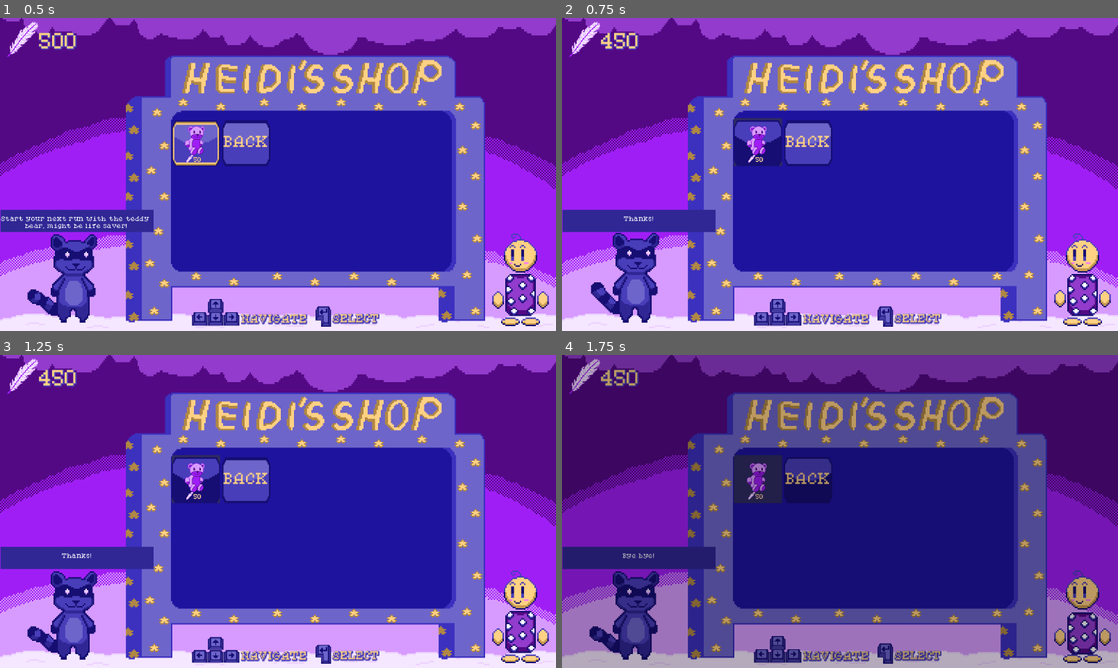
Above: before the commit, frames 1-4 (two rows, left to right).
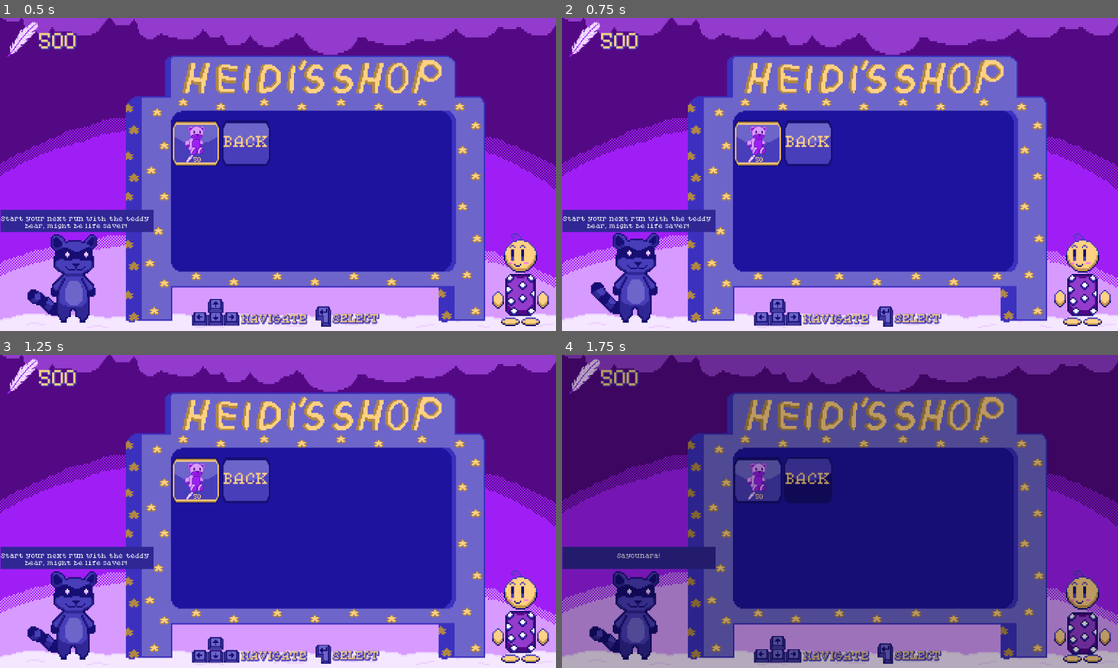
Above: after the commit, the same moments.

Repository: jacio-m/DreamRunner
Game: Godot game, scene res://HUD/shop.tscn
The game is run twice, just before and just after one commit, with the same random seed, the same clock (stepped at 60 frames per second) and the same inputs. This scene is started directly instead of the project's main scene. Sound files missing from this copy of the repository are replaced by a short silence.
Inputs (mouse positions are in pixels of both pictures, inside the frame that each line leads up to):
- Up to frame 1 (0.5 s): no input
- Up to frame 2 (0.75 s): click (756, 143) at 0.5 s, where only the run before the commit has a clickable "50"
- Up to frame 3 (1.25 s): no input
- Up to frame 4 (1.75 s): tap Enter (ui_accept) at 1.25, 1.52 s; hold Right (ui_right) from 1.28 s (still down)

Frame 1 is identical in both runs. In frame 2, 1.5% of the frame differs, in the area x 0-40%, y 4-68%; in frame 3, 1.5%; in frame 4, 1.1%.

Commit message:
Items bought in the shop now work in the level
Buying the teddy bear now enables it for the current run. Also added random goodbye dialogues for Heidi.

Diff:
--- a/HUD/shop.gd
+++ b/HUD/shop.gd
@@ -3,11 +3,16 @@
 var dialogue_options = [ "Start your next run with the teddy
 bear, might be life saver!",
 "Leaving already?",
-"Bye bye!",
 "Hey! You can't afford that!",
 "Thanks!"]
 
+var goodbye_options = ["Sayounara!", "Bye bye!", "Tchau!"]
+
 func _ready():
+	if GameData.teddy_bought == true:
+		$VBoxContainer/HBoxContainer2/TeddyBuy.disabled = true
+	else:
+		$VBoxContainer/HBoxContainer2/TeddyBuy.disabled = false
 	MusicManager.play_music("res://Sounds/Takashi Lee - Dream Merch.ogg")
 	play_anims()
 	$FeatherLabel.text = str(GameData.feather_count)
@@ -19,7 +24,7 @@
 
 func main_menu():
 	MusicManager.play_SFX("res://Sounds/entersound.ogg")
-	$Dialogue.text = dialogue_options[2]
+	$Dialogue.text = goodbye_options[randi_range(0, 2)]
 	$VBoxContainer/HBoxContainer2/BackButton.release_focus()
 	var pressed_style = $VBoxContainer/HBoxContainer2/BackButton.get("theme_override_styles/pressed")
 	$VBoxContainer/HBoxContainer2/BackButton.add_theme_stylebox_override("normal", pressed_style)
@@ -31,15 +36,18 @@
 			GameData.feather_count -= 50
 			MusicManager.play_SFX("res://Sounds/itembought.mp3")
 			$FeatherLabel.text = str(GameData.feather_count)
-			#MusicManager.playSFX(itemboughtsound)
-			$Dialogue.text = dialogue_options[4]
+			$Dialogue.text = dialogue_options[3]
 			var pressed_style = $VBoxContainer/HBoxContainer2/TeddyBuy.get("theme_override_styles/pressed")
 			$VBoxContainer/HBoxContainer2/TeddyBuy.add_theme_stylebox_override("focus", pressed_style)
 			$VBoxContainer/HBoxContainer2/TeddyBuy.add_theme_stylebox_override("normal", pressed_style)
+			$VBoxContainer/HBoxContainer2/TeddyBuy.disabled = true
+			GameData.teddy_bought = true
+
+		#elif ... more items coming soon
+
 		else:
 			MusicManager.play_SFX("res://Sounds/purchasefailed.mp3")
-			$Dialogue.text = dialogue_options[3]
-			#MusicManager.playSFX(puchasefailed)
+			$Dialogue.text = dialogue_options[2]
 
 
 func dialogue():
--- a/HUD/shop.tscn
+++ b/HUD/shop.tscn
@@ -237,15 +237,18 @@
 offset_right = 936.0
 offset_bottom = 523.0
 focus_mode = 2
+mouse_filter = 2
 
 [node name="HBoxContainer2" type="HBoxContainer" parent="VBoxContainer"]
 custom_minimum_size = Vector2(0, 50)
 layout_mode = 2
 focus_mode = 2
+mouse_filter = 2
 
 [node name="TeddyBuy" type="Button" parent="VBoxContainer/HBoxContainer2"]
 custom_minimum_size = Vector2(100, 100)
 layout_mode = 2
+mouse_filter = 2
 theme_override_styles/focus = SubResource("StyleBoxTexture_cqis4")
 theme_override_styles/pressed = SubResource("StyleBoxTexture_2wihh")
 theme_override_styles/normal = SubResource("StyleBoxTexture_i4jry")
--- a/Levels/level.gd
+++ b/Levels/level.gd
@@ -49,6 +49,7 @@
 	get_tree().paused = false
 	$Player.input_enabled = false
 	$Player.shield = false
+	enable_items()
 	$HUD.get_node("DoubleJump").value = current_progress
 
 	for obs in obstacles:
@@ -160,8 +161,7 @@
 				MusicManager.play_SFX("res://Sounds/squeaky-toy.mp3")
 				$Player.shield = true
 				$HUD.get_node("ShieldOn").visible = true
-				remove_item(item)
-			)
+				remove_item(item))
 	add_child(item)
 	items.append(item)
 
@@ -198,3 +198,11 @@
 	$GameOver.visible = true
 	MusicManager.play_SFX("res://Sounds/gameover.mp3")
 	$GameOver.get_node("VBoxContainer/Button").grab_focus()
+
+func enable_items():
+	if GameData.teddy_bought == true:
+			MusicManager.play_SFX("res://Sounds/squeaky-toy.mp3")
+			$Player.shield = true
+			$HUD.get_node("ShieldOn").visible = true
+			GameData.teddy_bought = false
+	#more items coming soon
--- a/game_data.gd
+++ b/game_data.gd
@@ -3,3 +3,4 @@
 var feather_count : int = 500
 var music_volume: float = 1.0
 var sfx_volume: float = 1.0
+var teddy_bought: bool = false
